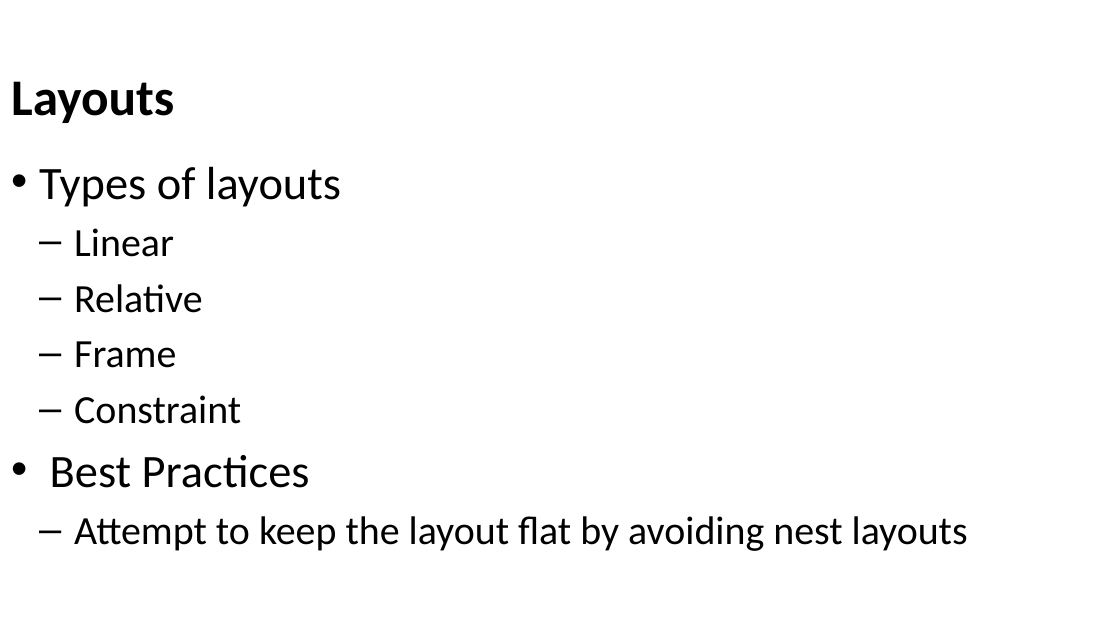
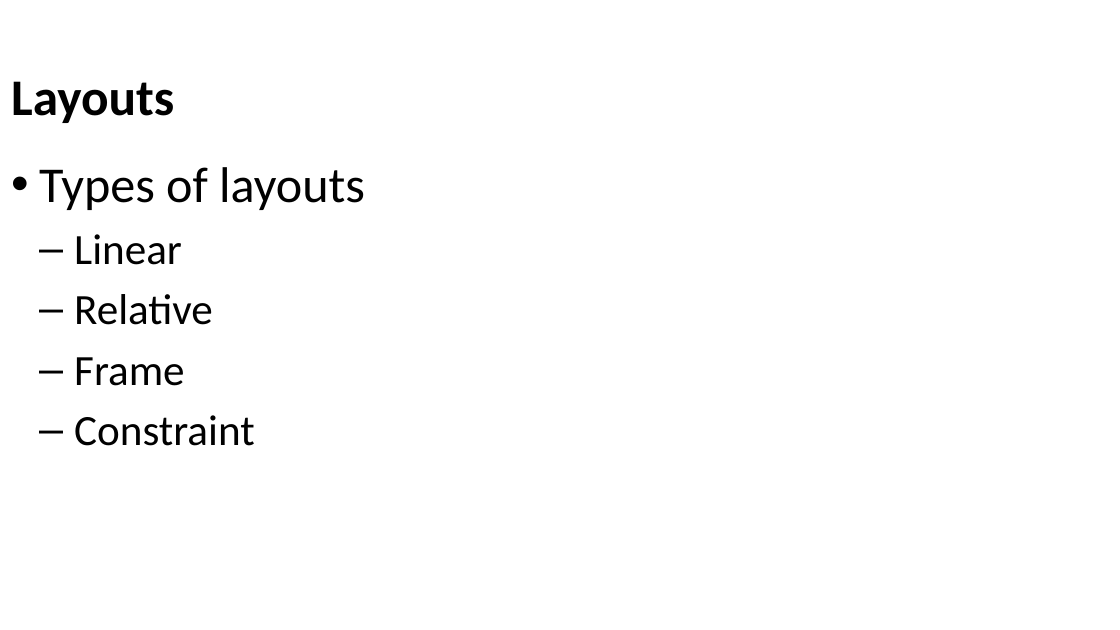
Before and after one commit to Batch-xx/Android-Lunch-Learn, a slide deck: slide 33 of slides/Android Studio_Activities_Fragments.pptx. Drawn at 1120x630 pixels with LibreOffice and Linux fonts; fonts in the diff are those of the drawing; background and template pictures are left out. Boxes give left, top, right and bottom in pixels: in the first picture for what was removed or moved away, otherwise in the second. Text is boxed around its words. In the diff, an @@ line names an element or a change of style, - is before the commit and + after.

```diff
--- a/slides/Android Studio_Activities_Fragments.pptx
+++ b/slides/Android Studio_Activities_Fragments.pptx
@@ text "Types of layouts" at [39, 167, 365, 446]: size 39.8 to 43 pt in "Types of layouts"; size 34.2 to 37 pt in "Linear", "Relative", "Frame", "Constraint" @@
@@ text at [50, 455, 968, 551]: paragraphs removed @@
-• Best Practices
-  – Attempt to keep the layout flat by avoiding nest layouts
```
Also in this commit, not shown: 11 other slides changed, 1 slide added, 1 slide removed, 3 other files.
